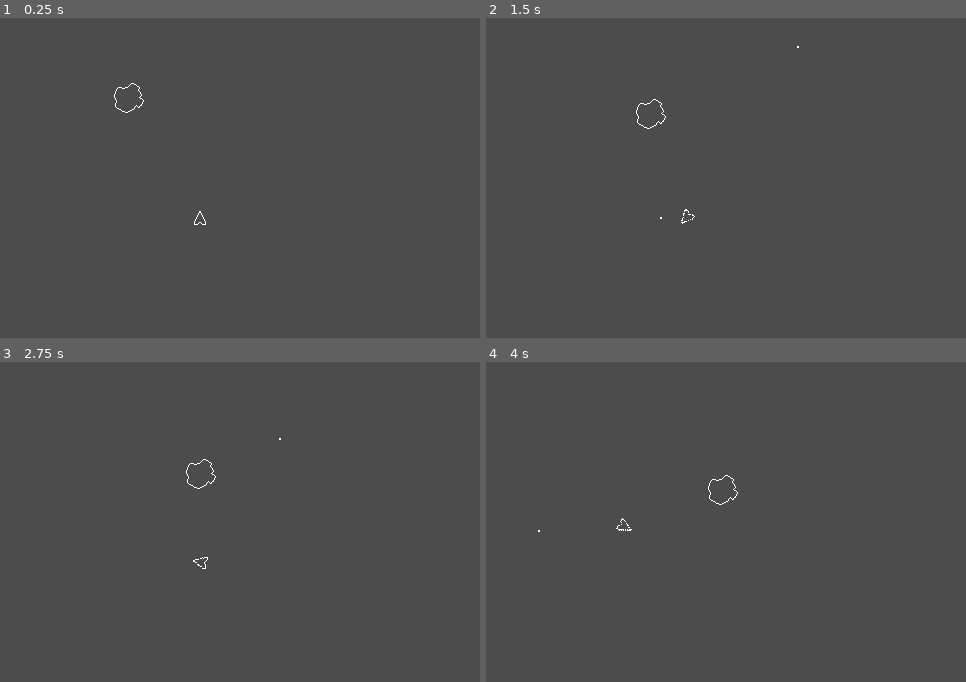
Above: before the commit, frames 1-4 (two rows, left to right).
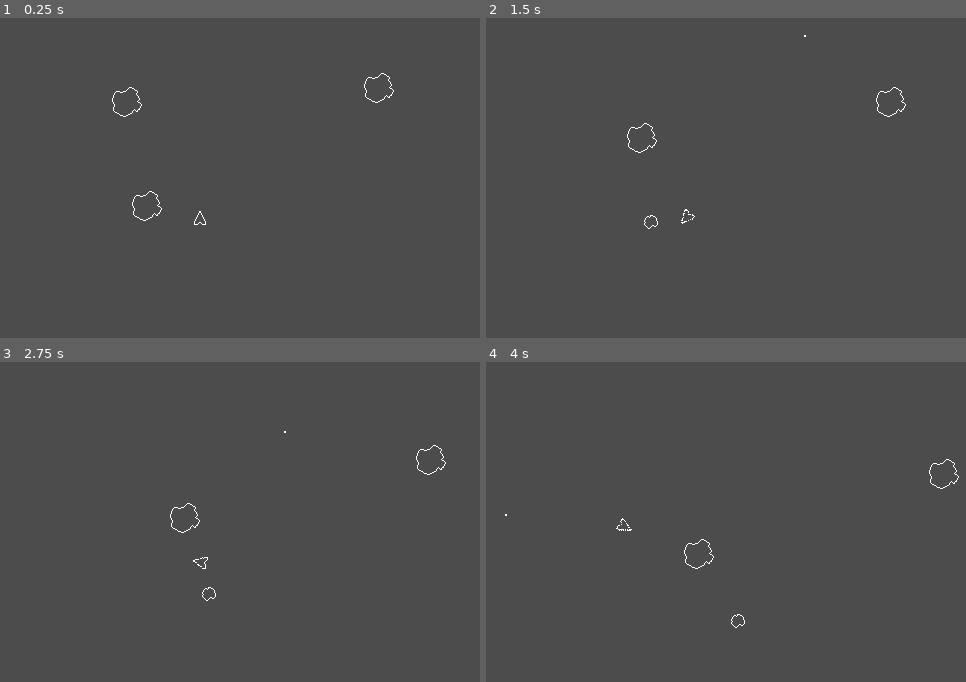
Above: after the commit, the same moments.

Repository: jmpoholarz/AsteroidsPractice
Game: Godot game, scene res://Main.tscn
The game is run twice, just before and just after one commit, with the same random seed, the same clock (stepped at 60 frames per second) and the same inputs.
Inputs:
- Up to frame 1 (0.25 s): no input
- Up to frame 2 (1.5 s): hold Right (ship_rotate_right) 0.53-1.28 s; tap Space (ship_shoot) at 0.6, 1.35 s; hold Left (ship_rotate_left) from 1.28 s (still down)
- Up to frame 3 (2.75 s): release Left (ship_rotate_left) at 2.03 s; hold Right (ship_rotate_right) from 2.03 s (still down); tap Space (ship_shoot) at 2.1 s
- Up to frame 4 (4 s): release Right (ship_rotate_right) at 2.78 s; hold Up (ship_go_forward) 2.78-3.53 s; tap Space (ship_shoot) at 2.85, 3.6 s; hold Left (ship_rotate_left) from 3.53 s (still down)

The runs differ from the first frame. In frame 1, 0.2% of the frame differs, in the area x 23-83%, y 17-64%; in frame 2, 0.2%; in frame 3, 0.2%; in frame 4, 0.2%.

Commit message:
Fixed Bullet-Asteroid collisions using Area2D nodes instead of Kinematic2D nodes

Diff:
--- a/AsteroidLarge.gd
+++ b/AsteroidLarge.gd
@@ -6,10 +6,10 @@
 func _ready():
 	# Seed random number
 	randomize()
-	# Set initial direction and velocity
-	var direction = randi() % 360
+	# Set initial velocity
 	velocity.x = randi() % 20 + 10
 	velocity.y = randi() % 20 + 10
+	# TODO: Make direction not only positive
 	pass
 
 func _process(delta):
@@ -19,27 +19,10 @@
 	position.x += velocity.x * delta
 	position.y += velocity.y * delta
 
-func _on_AsteroidLarge_body_entered(body):
-	print("body entered")
-	print(body)
+func _on_AsteroidLarge_area_shape_entered(area_id, area, area_shape, self_shape):
 	var med1 = mediumAsteroid.instance()
 	med1.position.x = position.x
 	med1.position.y = position.y
 	get_parent().add_child(med1)
-	get_parent().remove_child(self)
-
-
-func _on_AsteroidLarge_area_entered(area):
-	print("area entered")
-	get_parent().add_child(mediumAsteroid.instance())
-	get_parent().remove_child(self)
-
-
-func _on_AsteroidLarge_area_shape_entered(area_id, area, area_shape, self_shape):
-	print("Area shape entered")
-	pass # replace with function body
-
-
-func _on_AsteroidLarge_body_shape_entered(body_id, body, body_shape, area_shape):
-	print("body shape entered")
-	pass # replace with function body
+	# Remove at the end of the frame
+	queue_free()
--- a/AsteroidLarge.tscn
+++ b/AsteroidLarge.tscn
@@ -9,7 +9,7 @@
 custom_solver_bias = 0.0
 radius = 15.0
 
-[node name="AsteroidLarge" type="Area2D"]
+[node name="AsteroidLarge" type="Area2D" index="0"]
 
 input_pickable = false
 gravity_vec = Vector2( 0, 1 )
@@ -35,10 +35,4 @@
 
 [node name="ScreenWrap" parent="." index="2" instance=ExtResource( 3 )]
 
-[connection signal="area_entered" from="." to="." method="_on_AsteroidLarge_area_entered"]
-
 [connection signal="area_shape_entered" from="." to="." method="_on_AsteroidLarge_area_shape_entered"]
-
-[connection signal="body_entered" from="." to="." method="_on_AsteroidLarge_body_entered"]
-
-[connection signal="body_shape_entered" from="." to="." method="_on_AsteroidLarge_body_shape_entered"]
--- a/AsteroidMedium.gd
+++ b/AsteroidMedium.gd
@@ -5,8 +5,11 @@
 var velocity = Vector2(0,0)
 
 func _ready():
-	# Called when the node is added to the scene for the first time.
-	# Initialization here
+	# Init random number generator
+	randomize()
+	# Set initial velocity
+	velocity.x = randi() % 30 + 10
+	velocity.y = randi() % 30 + 10
 	pass
 
 func _process(delta):
@@ -15,3 +18,12 @@
 func _physics_process(delta):
 	position.x += velocity.x * delta
 	position.y += velocity.y * delta
+
+func _on_AsteroidMedium_area_shape_entered(area_id, area, area_shape, self_shape):
+	print(typeof(area))
+	var small1 = smallAsteroid.instance()
+	small1.position.x = position.x
+	small1.position.y = position.y
+	get_parent().add_child(small1)
+	# Remove at the end of the grame
+	queue_free()
--- a/AsteroidMedium.tscn
+++ b/AsteroidMedium.tscn
@@ -33,3 +33,5 @@
 _sections_unfolded = [ "Transform" ]
 
 [node name="ScreenWrap" parent="." index="2" instance=ExtResource( 3 )]
+
+[connection signal="area_shape_entered" from="." to="." method="_on_AsteroidMedium_area_shape_entered"]
--- a/AsteroidSmall.gd
+++ b/AsteroidSmall.gd
@@ -3,6 +3,11 @@
 var velocity = Vector2(0,0)
 
 func _ready():
+	# Init random number generator
+	randomize()
+	# Set initial velocity
+	velocity.x = randi() % 40 + 10
+	velocity.y = randi() % 40 + 10
 	pass
 
 func _process(delta):
@@ -11,3 +16,7 @@
 func _physics_process(delta):
 	position.x += velocity.x * delta
 	position.y += velocity.y * delta
+
+func _on_AsteroidSmall_area_shape_entered(area_id, area, area_shape, self_shape):
+	# Remove at the end of the grame
+	queue_free()
--- a/AsteroidSmall.tscn
+++ b/AsteroidSmall.tscn
@@ -9,7 +9,7 @@
 custom_solver_bias = 0.0
 radius = 3.0
 
-[node name="AsteroidSmall" type="Area2D" index="0"]
+[node name="AsteroidSmall" type="Area2D"]
 
 input_pickable = true
 gravity_vec = Vector2( 0, 1 )
@@ -32,3 +32,5 @@
 _sections_unfolded = [ "Transform" ]
 
 [node name="ScreenWrap" parent="." index="2" instance=ExtResource( 3 )]
+
+[connection signal="area_shape_entered" from="." to="." method="_on_AsteroidSmall_area_shape_entered"]
--- a/Bullet.gd
+++ b/Bullet.gd
@@ -1,29 +1,20 @@
-extends RigidBody2D
+extends Area2D
 
-# class member variables go here, for example:
-# var a = 2
-# var b = "textvar"
+var velocity = Vector2(0,0)
 
 func _ready():
-	# Called every time the node is added to the scene.
-	# Initialization here
 	pass
 
-#func _process(delta):
-#	# Called every frame. Delta is time since last frame.
-#	# Update game logic here.
-#	pass
+func _process(delta):
+	pass
 
+func _physics_process(delta):
+	position.x += velocity.x * delta
+	position.y += velocity.y * delta
 
 func _on_Timer_timeout():
 	get_parent().remove_child(self)
 
-
-func _on_Bullet_body_entered(body):
-	print("bullet body entered")
-	pass # replace with function body
-
-
-func _on_Bullet_body_shape_entered(body_id, body, body_shape, local_shape):
-	print("bullet body shape entered")
-	pass # replace with function body
+func _on_Bullet_area_shape_entered(area_id, area, area_shape, self_shape):
+	# Remove at the end of the frame
+	queue_free()
--- a/Bullet.tscn
+++ b/Bullet.tscn
@@ -9,27 +9,17 @@
 custom_solver_bias = 0.0
 extents = Vector2( 1, 1 )
 
-[node name="Bullet" type="RigidBody2D"]
+[node name="Bullet" type="Area2D"]
 
 position = Vector2( 0, -1 )
-input_pickable = false
-collision_layer = 1
+input_pickable = true
+gravity_vec = Vector2( 0, 1 )
+gravity = 98.0
+linear_damp = 0.1
+angular_damp = 1.0
 collision_mask = 2
-mode = 0
-mass = 1.0
-friction = 1.0
-bounce = 0.0
-gravity_scale = 0.0
-custom_integrator = false
-continuous_cd = 0
-contacts_reported = 1
-contact_monitor = true
-sleeping = false
-can_sleep = false
-linear_velocity = Vector2( 0, 0 )
-linear_damp = -1.0
-angular_velocity = 0.0
-angular_damp = -1.0
+audio_bus_override = false
+audio_bus_name = "Master"
 script = ExtResource( 1 )
 _sections_unfolded = [ "Collision" ]
 
@@ -39,7 +29,7 @@
 
 [node name="CollisionShape2D" type="CollisionShape2D" parent="." index="1"]
 
-position = Vector2( 1.19209e-07, 1.19209e-07 )
+position = Vector2( 1.19209e-007, 1.19209e-007 )
 shape = SubResource( 1 )
 _sections_unfolded = [ "Transform" ]
 
@@ -52,8 +42,6 @@
 one_shot = false
 autostart = true
 
-[connection signal="body_entered" from="." to="." method="_on_Bullet_body_entered"]
-
-[connection signal="body_shape_entered" from="." to="." method="_on_Bullet_body_shape_entered"]
+[connection signal="area_shape_entered" from="." to="." method="_on_Bullet_area_shape_entered"]
 
 [connection signal="timeout" from="Timer" to="." method="_on_Timer_timeout"]
--- a/Main.tscn
+++ b/Main.tscn
@@ -4,7 +4,7 @@
 [ext_resource path="res://Ship.tscn" type="PackedScene" id=2]
 [ext_resource path="res://AsteroidLarge.tscn" type="PackedScene" id=3]
 
-[node name="Main" type="Node"]
+[node name="Main" type="Node" index="0"]
 
 script = ExtResource( 1 )
 
@@ -41,3 +41,11 @@
 [node name="Asteroid" parent="." index="2" instance=ExtResource( 3 )]
 
 position = Vector2( 121.29, 76.4495 )
+
+[node name="AsteroidLarge" parent="." index="3" instance=ExtResource( 3 )]
+
+position = Vector2( 373.506, 67.6689 )
+
+[node name="AsteroidLarge2" parent="." index="4" instance=ExtResource( 3 )]
+
+position = Vector2( 143.299, 184.431 )
--- a/Ship.gd
+++ b/Ship.gd
@@ -32,12 +32,12 @@
 		var mag = magnitude(linear_velocity.x, linear_velocity.y)
 		# If the ship is moving, account for it in the bullet velocity calculation
 		if mag > 0:
-			bullet.linear_velocity.x = ship_u_vec.x * BULLET_MAG + linear_velocity.x
-			bullet.linear_velocity.y = ship_u_vec.y * BULLET_MAG + linear_velocity.y
+			bullet.velocity.x = ship_u_vec.x * BULLET_MAG + linear_velocity.x
+			bullet.velocity.y = ship_u_vec.y * BULLET_MAG + linear_velocity.y
 		# Otherwise use just the bullet magnitude to calculate
 		else:
-			bullet.linear_velocity.x = ship_u_vec.x * BULLET_MAG
-			bullet.linear_velocity.y = ship_u_vec.y * BULLET_MAG
+			bullet.velocity.x = ship_u_vec.x * BULLET_MAG
+			bullet.velocity.y = ship_u_vec.y * BULLET_MAG
 		add_child(bullet)
 
 	pass
--- a/project.godot
+++ b/project.godot
@@ -51,6 +51,11 @@
 ship_shoot=[ Object(InputEventKey,"resource_local_to_scene":false,"resource_name":"","device":0,"alt":false,"shift":false,"control":false,"meta":false,"command":false,"pressed":false,"scancode":32,"unicode":0,"echo":false,"script":null)
  ]
 
+[layer_names]
+
+2d_physics/layer_1="Ship"
+2d_physics/layer_2="Asteroids"
+
 [rendering]
 
 environment/default_environment="res://default_env.tres"
